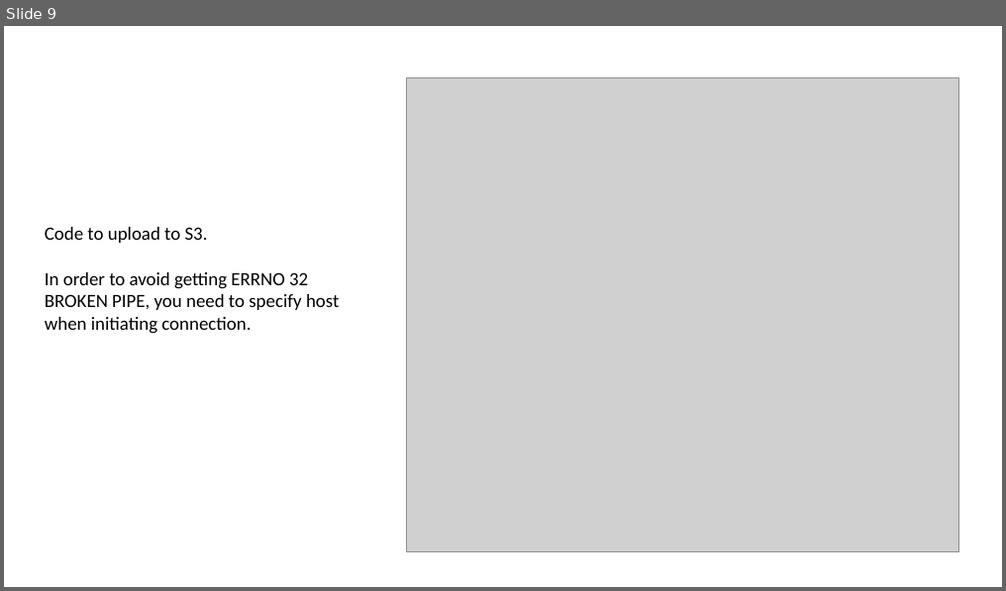
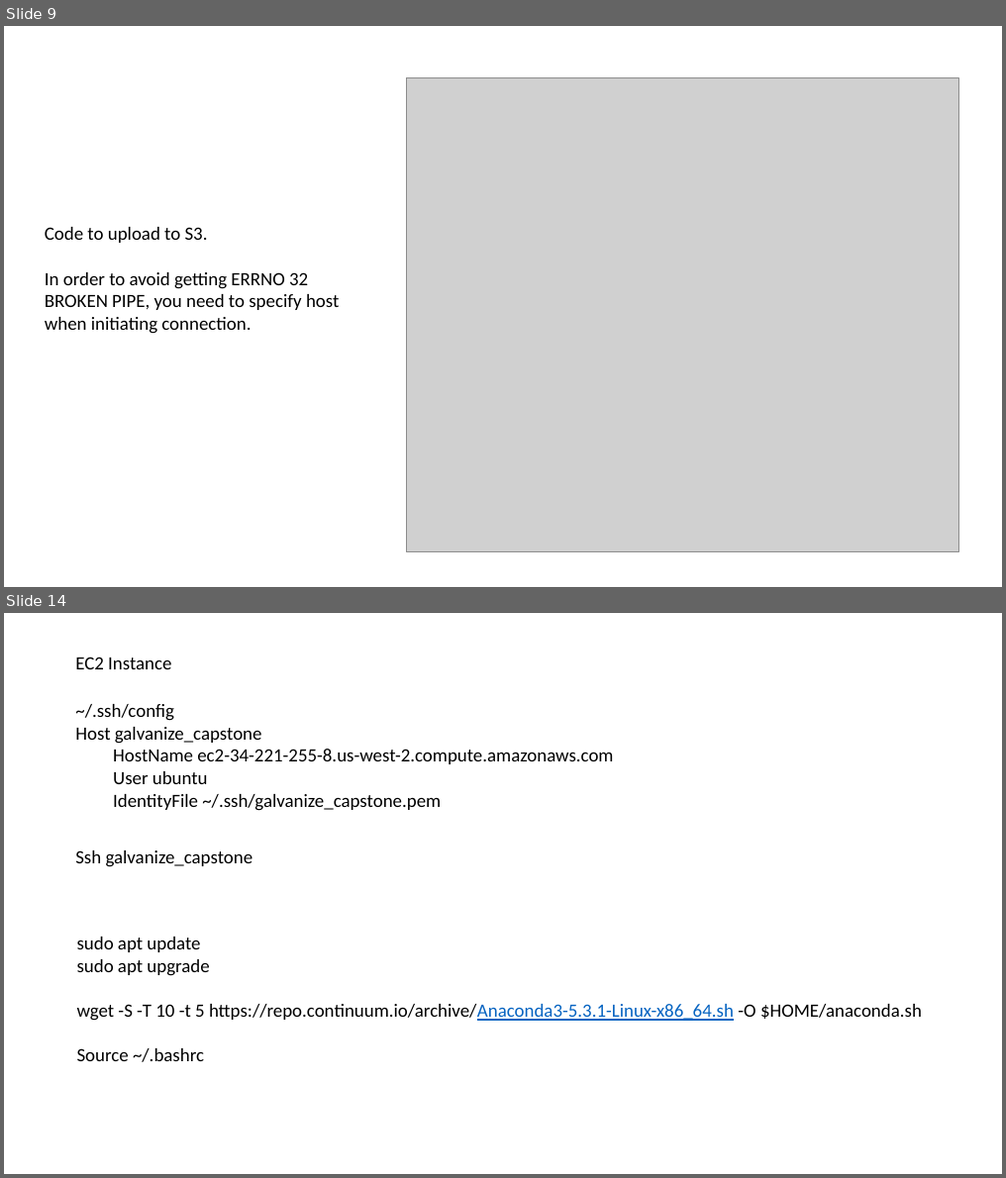
Before and after one commit to BruceZu/galvanize_capstone, a slide deck: Galvanize Capstone Process.pptx. Shown one above the other, each under a label of ours: slide 9 before the commit, slides 9 and 14 after it; the slides between them are not shown. The pictures are 1006x591 and 1006x1178 pixels, drawn with LibreOffice and Linux fonts; fonts in the diff are those of the drawing; grey boxes stand for pictures. Boxes give left, top, right and bottom in pixels: in the first picture for what was removed or moved away, otherwise in the second. Text is boxed around its words. In the diff, an @@ line names an element or a change of style, - is before the commit and + after.

```diff
--- a/Galvanize Capstone Process.pptx
+++ b/Galvanize Capstone Process.pptx
@@ slide 14 added at [4, 613, 1002, 1174], background #FFFFFF @@
@@ text added at [75, 657, 171, 669], 18 pt, text #000000 @@
+EC2 Instance
@@ text added at [75, 704, 613, 811], 18 pt, text #000000 @@
+~/.ssh/config
+Host galvanize_capstone
+  HostName ec2-34-221-255-8.us-west-2.compute.amazonaws.com
+  User ubuntu
+  IdentityFile ~/.ssh/galvanize_capstone.pem
@@ text added at [75, 851, 253, 867], 18 pt, text #000000 @@
+Ssh galvanize_capstone
@@ text added at [77, 937, 922, 1062], 18 pt, text #000000 @@
+sudo apt update
+sudo apt upgrade
+wget -S -T 10 -t 5 https://repo.continuum.io/archive/Anaconda3-5.3.1-Linux-x86_64.sh -O $HOME/anaconda.sh
+Source ~/.bashrc
```
Also in this commit, not shown: 3 other slides added, 4 other files.
